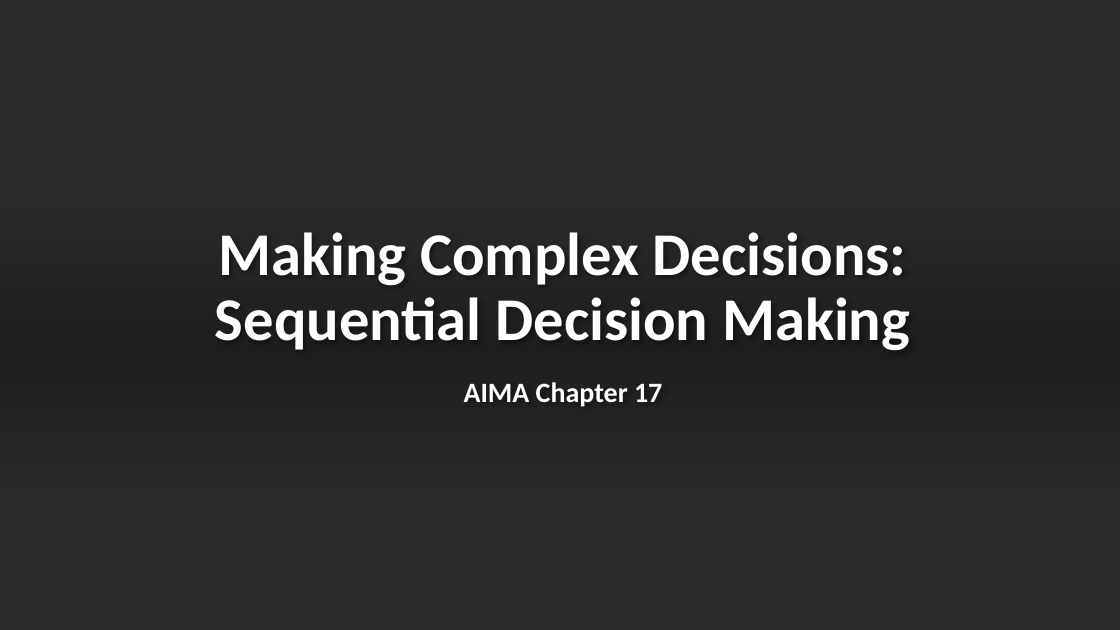
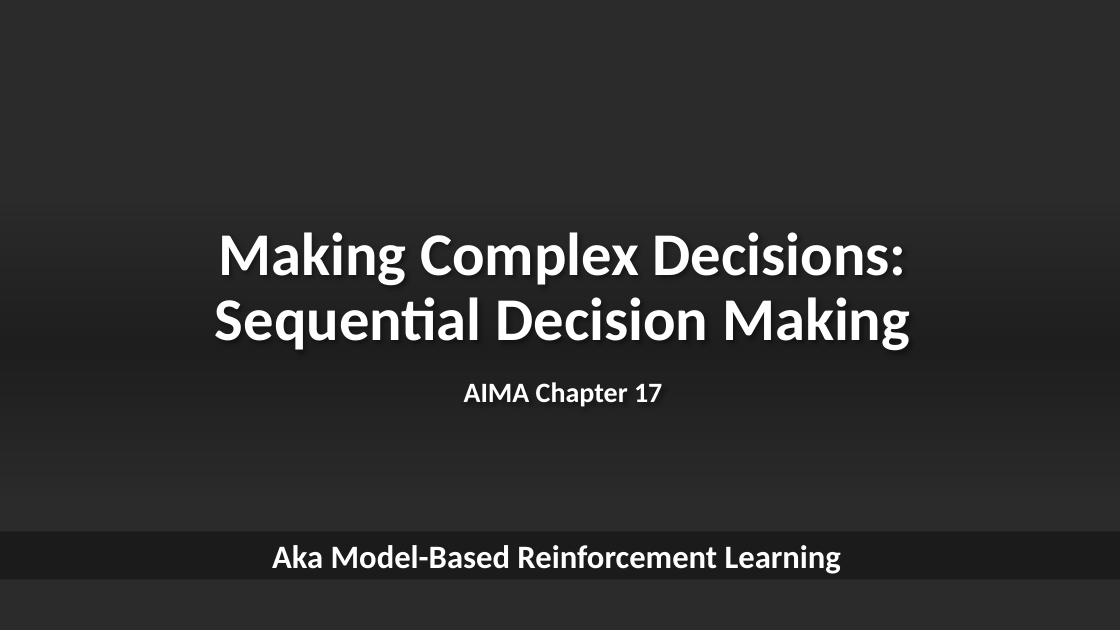
Before and after one commit to kunleola/CS7320, a slide deck: slide 3 of slides/22_Reinforcement_Learning.pptx. Drawn at 1120x630 pixels with LibreOffice and Linux fonts; fonts in the diff are those of the drawing; background and template pictures are left out; a plain dark background stands for a picture behind light text. Boxes give left, top, right and bottom in pixels: in the first picture for what was removed or moved away, otherwise in the second. Text is boxed around its words. In the diff, an @@ line names an element or a change of style, - is before the commit and + after.

```diff
--- a/slides/22_Reinforcement_Learning.pptx
+++ b/slides/22_Reinforcement_Learning.pptx
@@ rectangle added at bbox=[0, 532, 1120, 580], fill #000000 at 35% opacity, 28 pt, text #FFFFFF, bold @@
+Aka Model-Based Reinforcement Learning
```
Also in this commit, not shown: 3 other slides changed, 1 slide added, 1 other file.
